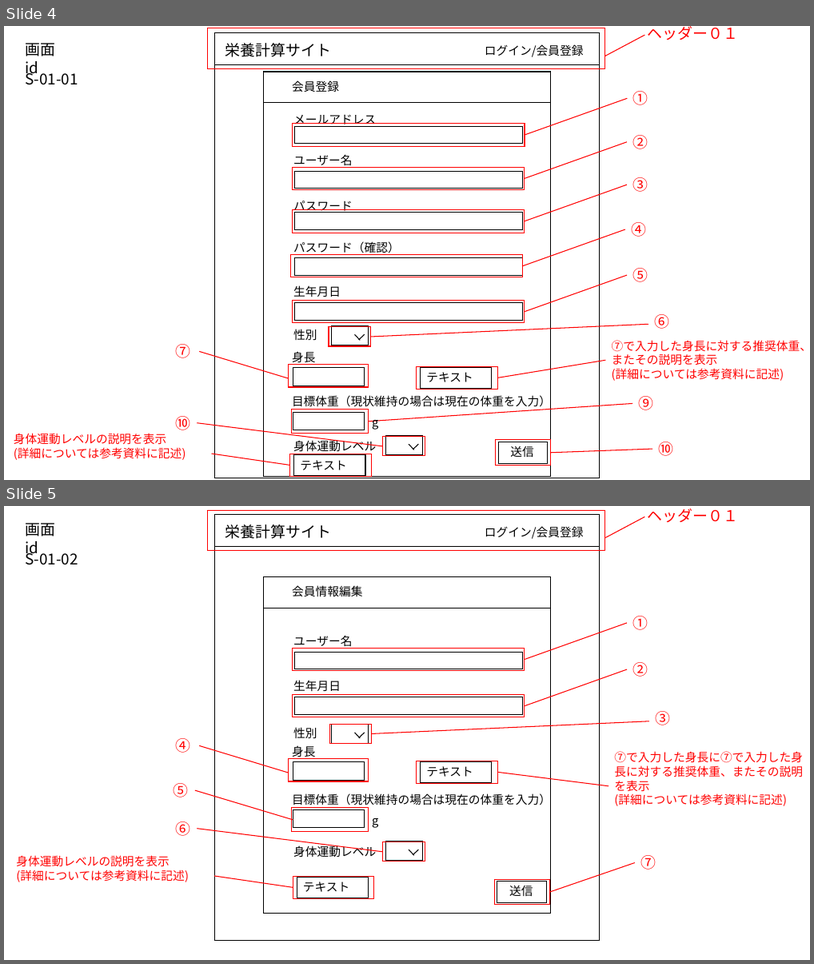
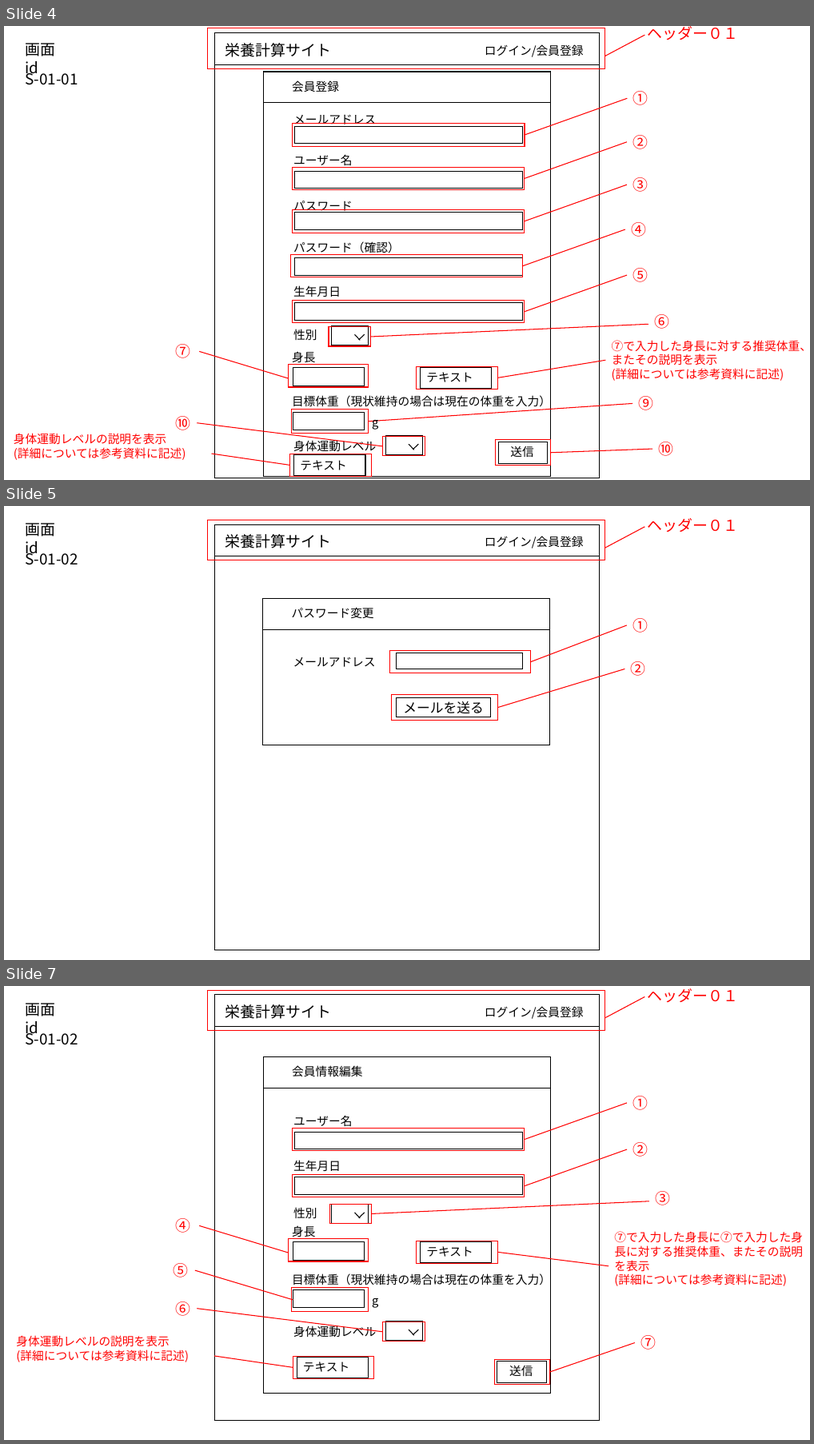
Before and after one commit to taku300/WebSystemSelf, a slide deck: Documents/Design_Documents/参考部品.pptx. Shown one above the other, each under a label of ours: slides 4 and 5 before the commit, slides 4, 5 and 7 after it; the slides between them are not shown. The pictures are 814x964 and 814x1444 pixels, drawn with LibreOffice and Linux fonts; fonts in the diff are those of the drawing. Boxes give left, top, right and bottom in pixels: in the first picture for what was removed or moved away, otherwise in the second. Text is boxed around its words. In the diff, an @@ line names an element or a change of style, - is before the commit and + after.

```diff
--- a/Documents/Design_Documents/参考部品.pptx
+++ b/Documents/Design_Documents/参考部品.pptx
@@ slide 5 added at bbox=[4, 506, 810, 960], background #FFFFFF @@
@@ text added at bbox=[25, 523, 55, 557], 18 pt, text #000000 @@
+画面id
@@ rectangle added at bbox=[208, 520, 606, 560], outline #FF0000 1 pt @@
@@ rectangle added at bbox=[214, 524, 600, 950], outline #000000 1 pt @@
@@ rectangle added at bbox=[214, 524, 600, 557], outline #000000 1 pt @@
@@ line added from (606, 548) to (646, 527), #FF0000 1 pt @@
@@ text added at bbox=[648, 518, 738, 532], 18 pt, text #FF0000 @@
+ヘッダー０１
@@ text added at bbox=[25, 548, 78, 565], 18 pt, text #000000 @@
+S-01-02
@@ text added at bbox=[226, 534, 331, 548], 18 pt, text #000000 @@
+栄養計算サイト
@@ text added at bbox=[485, 536, 584, 548], 14 pt, text #000000 @@
+ログイン/会員登録
@@ rectangle added at bbox=[263, 599, 550, 745], outline #000000 1 pt @@
@@ rectangle added at bbox=[263, 599, 550, 629], outline #000000 1 pt @@
@@ text added at bbox=[292, 607, 374, 618], 14 pt, text #000000 @@
+パスワード変更
@@ line added from (531, 661) to (627, 625), #FF0000 1 pt @@
@@ text added at bbox=[633, 618, 648, 632], 18 pt, text #FF0000 @@
+①
@@ text added at bbox=[294, 656, 376, 667], 14 pt, text #000000 @@
+メールアドレス
@@ rectangle added at bbox=[390, 651, 531, 673], outline #FF0000 1 pt @@
@@ rectangle added at bbox=[397, 653, 523, 668], outline #000000 1 pt @@
@@ line added from (498, 708) to (626, 668), #FF0000 1 pt @@
@@ text added at bbox=[631, 661, 646, 676], 18 pt, text #FF0000 @@
+②
@@ rectangle added at bbox=[392, 695, 498, 720], outline #FF0000 1 pt @@
@@ rectangle added at bbox=[397, 698, 491, 716], outline #000000 1 pt, 16 pt, text #000000 @@
+メールを送る
@@ what was slide 5 is now slide 7 @@
```
Also in this commit, not shown: 6 slides changed, 1 other slide added, 19 other files.
